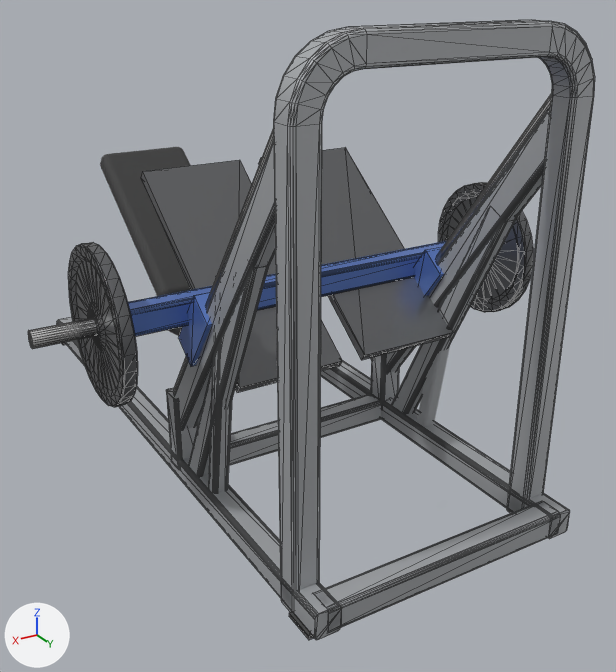
Two versions of the glTF model catalogs/ludus/models/LD-A038/model.glb, one commit apart.
Both versions are drawn from a camera (50 mm lens) standing at (1.31, 2.53, 1.54) and looking at (-0.08, 0.22, 0.38). Arrows for +X, +Y and +Z are at lower left; the lights stay in place. The first picture is the older version. Mesh edges are drawn as thin lines on the coarser meshes. Where no turn or scale is listed for an object, it has been applied to the vertices.

The scene before the commit, as lines of its bpy script (objects in view):
```python
me_mesh_2 = bpy.data.meshes.new('Mesh_2')
me_mesh_2.from_pydata(...)  # 52 vertices, 96 faces; spans x -0.5..0.5, y -0.5..0.5, z -0.5..0.5
me_mesh_2.materials.append(mat_chrome)  # white #eeeeee
me_mesh_4 = bpy.data.meshes.new('Mesh_4')
me_mesh_4.from_pydata(...)  # 56 vertices, 108 faces; spans x -0.025..0.025, y -0.04..0.04, z -0.5..0.5
me_mesh_4.materials.append(mat_frame)  # grey #b4b7ba
me_mesh_7 = bpy.data.meshes.new('Mesh_7')
me_mesh_7.from_pydata(...)  # 56 vertices, 108 faces; spans x -0.623..0.623, y -0.04..0.04, z -0.04..0.04
me_mesh_7.materials.append(mat_accent)  # blue #6283ce
ob_carriage_beam = bpy.data.objects.new('carriage_beam', me_mesh_7)
ob_carriage_beam.location = (0.0, 0.399, 0.645)
ob_mesh_2_003 = bpy.data.objects.new('Mesh_2.003', me_mesh_2)
ob_mesh_2_003.parent = ob_plate_horn_001
ob_mesh_2_003.location = (0.755, -0.064, 0.0481)
ob_mesh_2_003.rotation_euler = (-1.571, 0.0, -1.571)  # degrees (-90, 0, -90)
ob_mesh_2_003.scale = (0.05, 0.05, 0.235)
ob_mesh_4_001 = bpy.data.objects.new('Mesh_4.001', me_mesh_4)
ob_mesh_4_001.parent = ob_frame
ob_mesh_4_001.location = (0.4, 0.556, 0.47)
ob_mesh_4_001.rotation_euler = (0.467, -3.142, 0.0)  # degrees (27, -180, 0)
ob_mesh_4_001.scale = (1.0, 1.0, 0.962)
# also in view: 'Mesh_0.001' at (0.4, 0.0, 0.04); 'carriage_slider.001' at (0.4, 0.46, 0.6); 'Mesh_5.001' at (0.4, 0.55, 0.42); 'Mesh_9.001' at (0.68, 0.4, 0.65); 'Mesh_0.004' at (0.0, 0.24, 0.04)
```
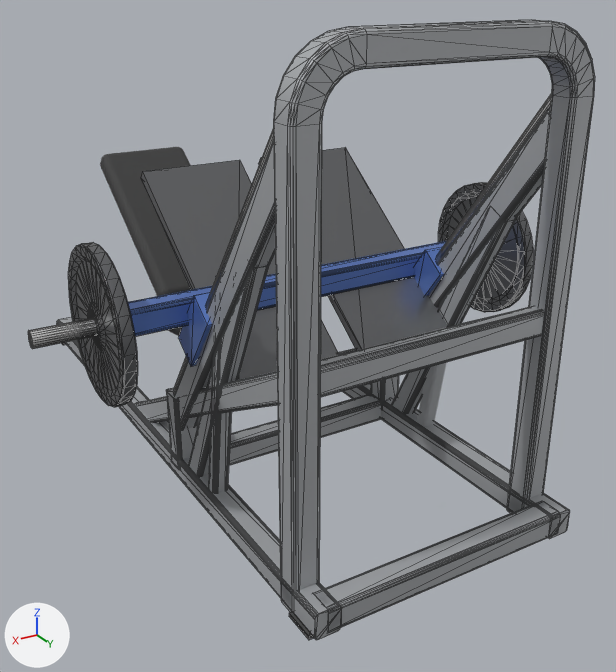
What differs and where, as boxes (x1, y1, x2, y2) in the pictures (616 x 672 px):
'rear_tie', added: after (320, 306, 544, 397)
'Mesh_4.003', added: after (136, 371, 278, 422)
'Mesh_4.001', unchanged, covered by the edit: before (189, 264, 269, 476); after (338, 316, 491, 355)
'Mesh_4.002', unchanged, uncovered by the edit: after (189, 264, 269, 476)

The change, as a diff of the scene's bpy script:
```diff
--- a/catalogs/ludus/models/LD-A038/model.glb.py
+++ b/catalogs/ludus/models/LD-A038/model.glb.py
@@ ob_rear_tie @@
+ob_rear_tie = bpy.data.objects.new('rear_tie', me_mesh_4)
+ob_rear_tie.parent = ob_frame
+ob_rear_tie.location = (0.0, 0.98, 0.642)
+ob_rear_tie.rotation_euler = (-1.571, 0.0, -1.571)  # degrees (-90, 0, -90)
+ob_rear_tie.scale = (1.0, 1.0, 0.8)
@@ ob_mesh_4_003 @@
+ob_mesh_4_003 = bpy.data.objects.new('Mesh_4.003', me_mesh_4)
+ob_mesh_4_003.parent = ob_frame
+ob_mesh_4_003.location = (0.4, 0.41, 0.341)
+ob_mesh_4_003.rotation_euler = (1.085, -3.142, 0.0)  # degrees (62, -180, 0)
+ob_mesh_4_003.scale = (1.0, 1.0, 1.29)
```
